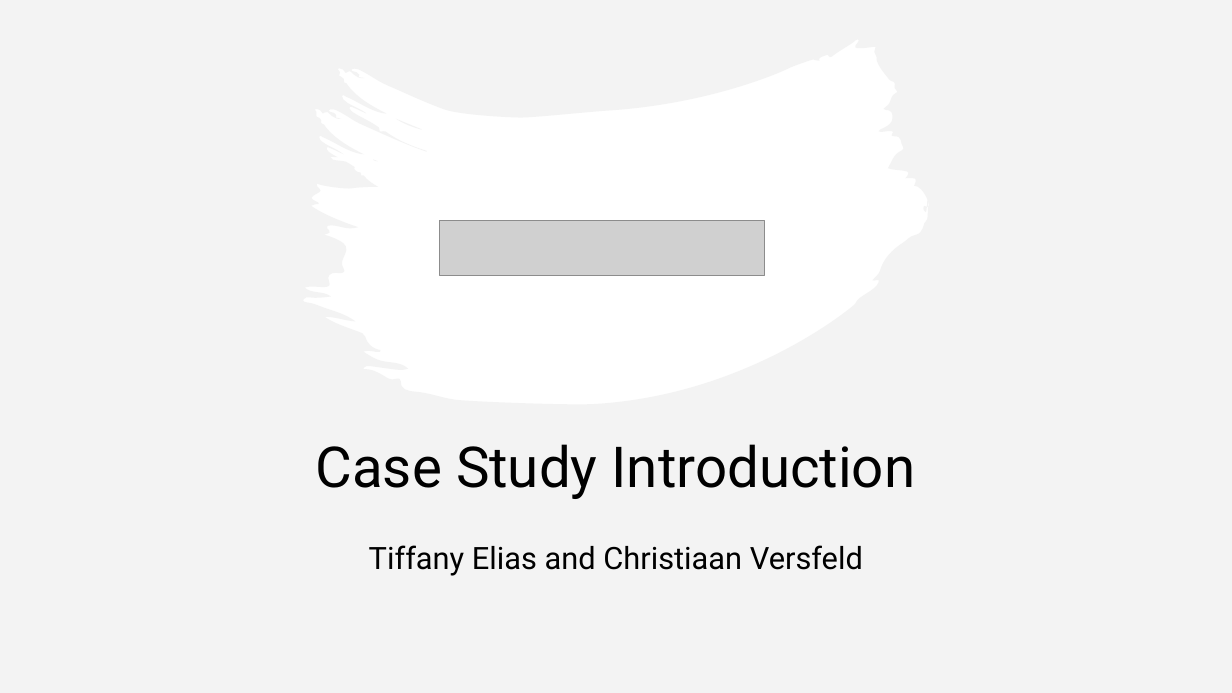
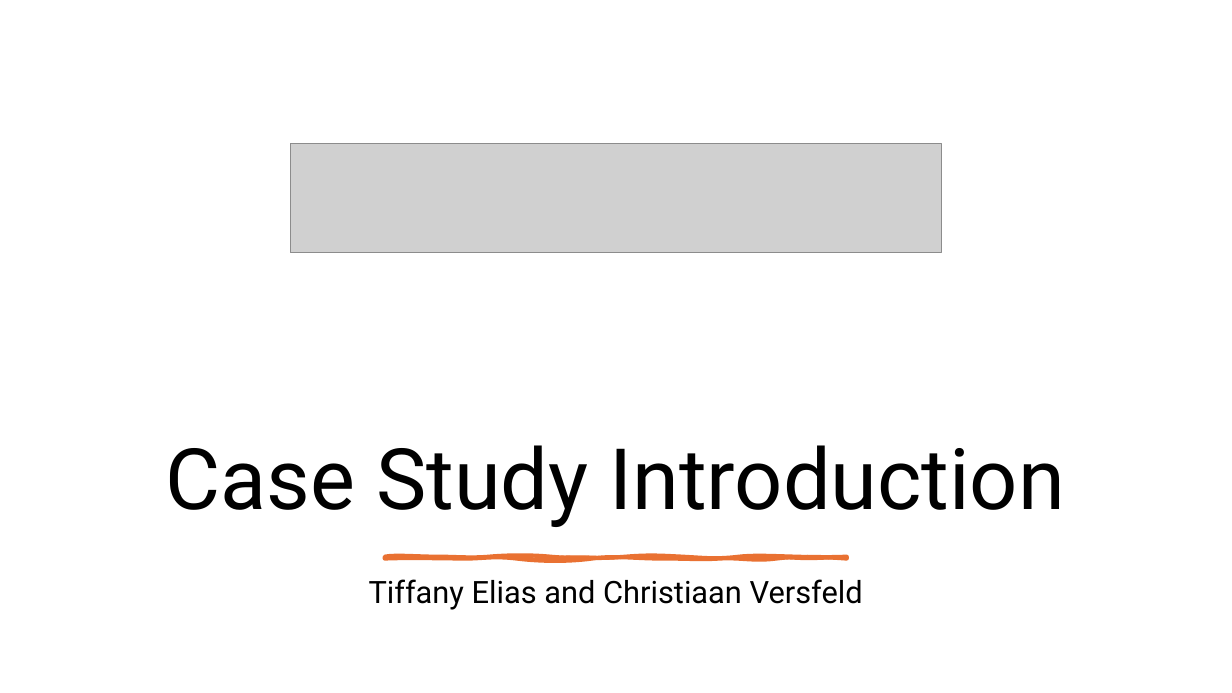
Before and after one commit to ArmadilloV88/NVR-Module-Presentation, a slide deck: slide 2 of Documents/Business Extension Presentation.pptx. Drawn at 1232x693 pixels with LibreOffice and Linux fonts; fonts in the diff are those of the drawing; grey boxes stand for pictures. Boxes give left, top, right and bottom in pixels: in the first picture for what was removed or moved away, otherwise in the second. Text is boxed around its words. In the diff, an @@ line names an element or a change of style, - is before the commit and + after.

```diff
--- a/Documents/Business Extension Presentation.pptx
+++ b/Documents/Business Extension Presentation.pptx
@@ rectangle removed at box(0, 0, 1232, 693) @@
@@ freeform shape removed at box(0, 0, 1232, 693) @@
@@ picture: place and size @@
-picture at box(440, 221, 765, 275)
+picture at box(290, 144, 941, 253)
@@ title "Case Study Introduction": place and size @@
-title "Case Study Introduction" at box(316, 444, 916, 499)
+title "Case Study Introduction" at box(166, 445, 1065, 527)
@@ title "Case Study Introduction" at box(166, 445, 1065, 527): size 44 to 66 pt; vertical alignment middle to bottom @@
@@ freeform shape added at box(384, 556, 847, 558), fill #E97132, outline #E97132 3.25 pt @@
@@ subtitle "Tiffany Elias and Christiaan Versfeld": place and size @@
-subtitle "Tiffany Elias and Christiaan Versfeld" at box(369, 545, 863, 576)
+subtitle "Tiffany Elias and Christiaan Versfeld" at box(369, 579, 863, 610)
```
Also in this commit, not shown: 3 other slides changed, 14 slides added, 1 other file.
